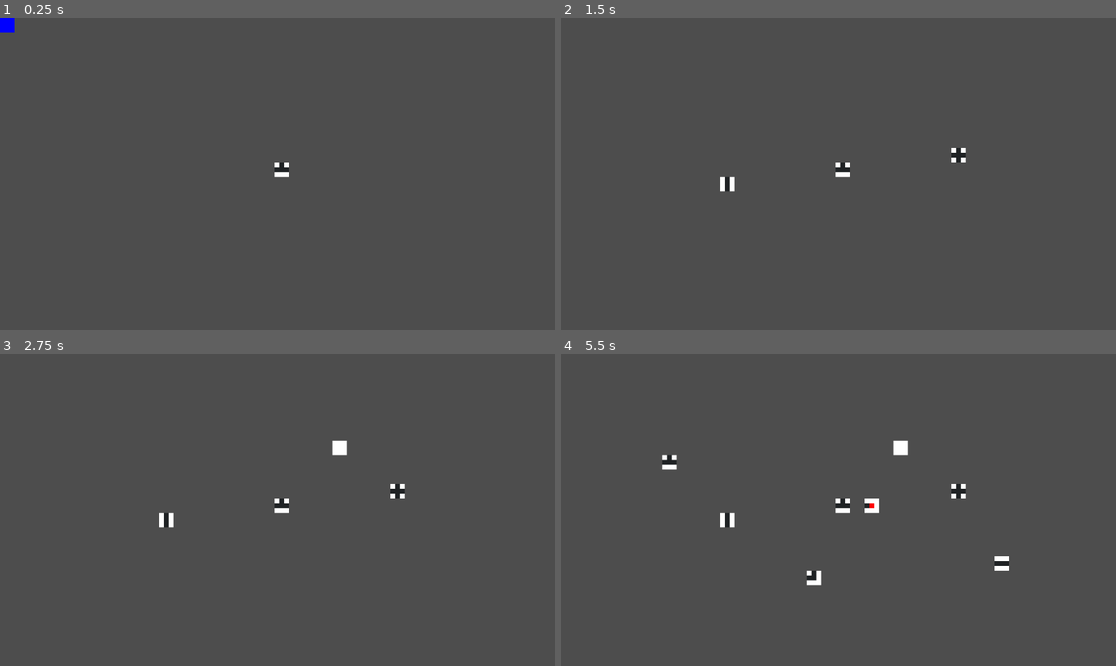
Above: before the commit, frames 1-4 (two rows, left to right).
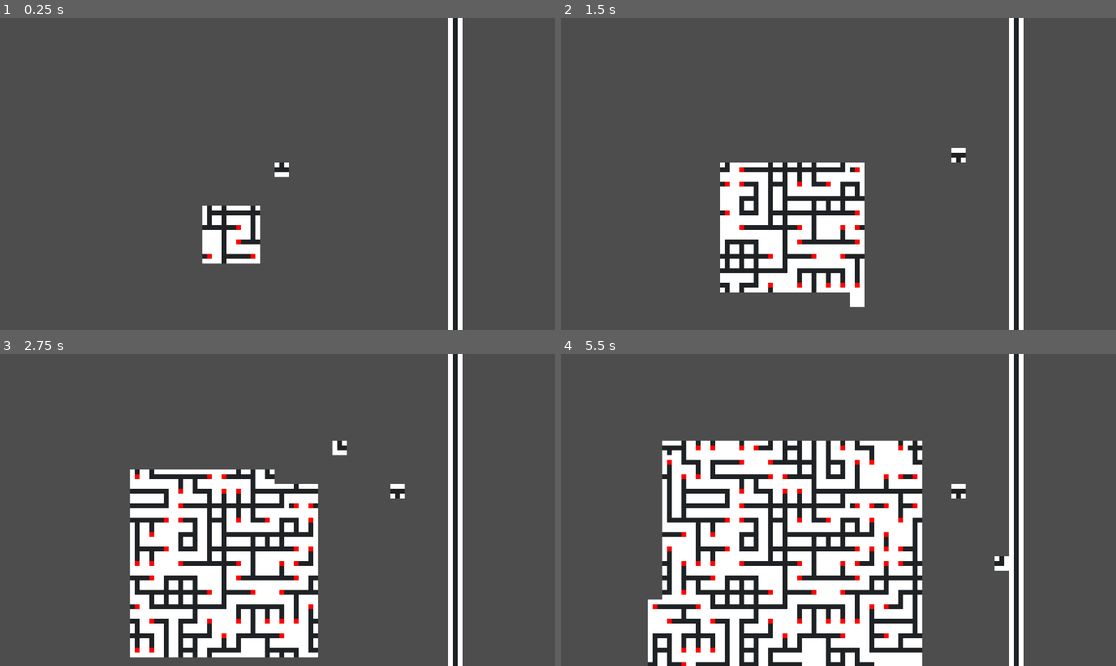
Above: after the commit, the same moments.

Repository: Ratibus11/WorldFunctionCollapse
Game: Godot game, scene res://assets/scenes/tile_grid/tile_grid.tscn
Two runs of this game, one before a commit and one after it. Both use one fixed random seed, a clock stepped at 60 frames per second and the inputs below.
Inputs (mouse positions are in pixels of both pictures, inside the frame that each line leads up to):
- Up to frame 1 (0.25 s): no input
- Up to frame 2 (1.5 s): move the mouse to (960, 158) at 0.52 s; click (960, 158) at 0.67 s; move the mouse to (727, 189) at 1.27 s; click (727, 189) at 1.42 s
- Up to frame 3 (2.75 s): move the mouse to (333, 441) at 2.02 s; click (333, 441) at 2.17 s
- Up to frame 4 (5.5 s): move the mouse to (810, 572) at 2.77 s; click (810, 572) at 2.92 s; move the mouse to (1005, 556) at 3.52 s; click (1005, 556) at 3.67 s; tap Enter at 4.25 s; move the mouse to (672, 463) at 4.27 s; click (672, 463) at 4.42 s; move the mouse to (866, 510) at 5.02 s; click (866, 510) at 5.17 s

The runs differ from the first frame. In frame 1, 4.7% of the frame differs, in the area x 0-84%, y 0-100%; in frame 2, 13%; in frame 3, 22%; in frame 4, 36%, in the area x 15-84%, y 0-100%.
Error before the commit: Invalid access to property or key 'position' on a base object of type 'InputEventKey'. (res://assets/scenes/tile_grid/tile_grid.gd:40)
Error after the commit: Invalid access to property or key 'position' on a base object of type 'InputEventKey'. (res://assets/scenes/tile_grid/tile_grid.gd:49)

Commit message:
Add automatic and barrier generation

Diff:
--- a/assets/scenes/tile_grid/tile_grid.gd
+++ b/assets/scenes/tile_grid/tile_grid.gd
@@ -1,5 +1,10 @@
 class_name TileGrid
 extends TileMap
+
+const RENDER_BARRIER = true
+const RENDER_SLEEP = 0.01
+const MANUAL_RENDER = false
+const GRID_SIZE = 31
 
 const SCENE_PATH: String = "res://assets/scene/tile_grid/tile_grid.tscn"
 var SELECTOR = TileSelector.new()
@@ -23,10 +28,14 @@
 	COUNT
 }
 
+const TILE_SIZE = 30
 var tiles: Array[Tile] = []
-const TILE_SIZE = 30
-
-func place_tile(tile: Tile, tile_coordinates: Vector2) -> void:
+
+func __place_tile(tile: Tile, tile_coordinates: Vector2, bypassLimits: bool = true) -> void:
+	if not bypassLimits and not __areCoordinatesInGrid(tile_coordinates):
+		push_warning(str("Cannot place tile at x:"+str(tile_coordinates.x)+" y:"+str(tile_coordinates.y)+"."))
+		return
+
 	Check.isInt(tile_coordinates.x)
 	Check.isInt(tile_coordinates.y)
 
@@ -38,20 +47,24 @@
 
 func _input(event: InputEvent) -> void:
 	var TILE_COORDINATES = __getTileCoordinatesFromClick(event.position)
+
+	if not __areCoordinatesInGrid(TILE_COORDINATES):
+		return
 
 	if event is InputEventMouseButton:
 		if event.pressed == true:
 			if not __isTileOccupied(TILE_COORDINATES):
 				var possible_tiles = __getPossibleTiles(TILE_COORDINATES)
-				place_tile(__getRandomTile(possible_tiles), TILE_COORDINATES)
+				__place_tile(__getRandomTile(possible_tiles), TILE_COORDINATES)
 
 	elif event is InputEventMouseMotion:
-		if not __isTileOccupied(TILE_COORDINATES):
-			var COORDINATES = Vector2(TILE_COORDINATES.x * TILE_SIZE, TILE_COORDINATES.y * TILE_SIZE)
-			SELECTOR.set_position(COORDINATES)
-			SELECTOR.show()
-		else:
-			SELECTOR.hide()
+		if MANUAL_RENDER:
+			if not __isTileOccupied(TILE_COORDINATES):
+				var COORDINATES = Vector2(TILE_COORDINATES.x * TILE_SIZE, TILE_COORDINATES.y * TILE_SIZE)
+				SELECTOR.set_position(COORDINATES)
+				SELECTOR.show()
+			else:
+				SELECTOR.hide()
 
 func __getPossibleTiles(new_tile_coordinates: Vector2):
 	var TOP_NEIGHBOR_COORDINATES = Vector2(new_tile_coordinates.x, new_tile_coordinates.y - 1)
@@ -88,9 +101,6 @@
 func __getTileCoordinatesFromClick(vector: Vector2) -> Vector2:
 	var X = vector.x
 	var Y = vector.y
-
-	Check.isPositiveNumber(X)
-	Check.isPositiveNumber(Y)
 
 	var TILE_X = int(X / TILE_SIZE)
 	var TILE_Y = int(Y / TILE_SIZE)
@@ -166,11 +176,88 @@
 		TILES.append(__getConcreteTile(i))
 	return TILES
 
+func __initWindowSize(size: int) -> void:
+	Check.isInt(size);
+	Check.isOdd(size);
+
+	var SIZE = size * TILE_SIZE
+	DisplayServer.window_set_size(Vector2(SIZE, SIZE))
+
+func __generateGrid(size: int) -> void:
+	Check.isInt(size);
+	Check.isOdd(size);
+
+	var cursor_x = (size - 1) / 2
+	var cursor = Vector2(cursor_x, cursor_x)
+
+	var MOVEMENTS: Array[Vector2] = [
+		Vector2(0, -1),
+		Vector2(1, 0),
+		Vector2(0, 1),
+		Vector2(-1, 0)
+	]
+
+	for x in range(cursor_x + 1):
+		for i in range(MOVEMENTS.size()):
+			var movement = MOVEMENTS[i]
+
+			cursor = Vector2(cursor.x + movement.x, cursor.y + movement.y)
+
+			var possible_tiles = __getPossibleTiles(cursor)
+			__place_tile(__getRandomTile(possible_tiles), cursor)
+			await get_tree().create_timer(RENDER_SLEEP).timeout
+
+			var nextAxisTile = __getNextAxisCursorPosition(MOVEMENTS, i, cursor)
+			while __isTileOccupied(nextAxisTile):
+				cursor = Vector2(cursor.x + movement.x, cursor.y + movement.y)
+				nextAxisTile = __getNextAxisCursorPosition(MOVEMENTS, i, cursor)
+
+				possible_tiles = __getPossibleTiles(cursor)
+				__place_tile(__getRandomTile(possible_tiles), cursor)
+				await get_tree().create_timer(RENDER_SLEEP).timeout
+
+func __generateGridBarrier(gridSize: int):
+	Check.isInt(gridSize);
+	Check.isOdd(gridSize);
+
+	__place_tile(__getConcreteTile(CONCRETE_TILE.CORNER_BOTTOM_RIGHT), Vector2(-1, -1))
+	__place_tile(__getConcreteTile(CONCRETE_TILE.CORNER_BOTTOM_LEFT), Vector2(gridSize, -1))
+	__place_tile(__getConcreteTile(CONCRETE_TILE.CORNER_TOP_RIGHT), Vector2(-1, gridSize))
+	__place_tile(__getConcreteTile(CONCRETE_TILE.CORNER_TOP_LEFT), Vector2(gridSize, gridSize))
+
+	for i in range(gridSize):
+		__place_tile(__getConcreteTile(CONCRETE_TILE.HORIZONTAL), Vector2(i, -1))
+		__place_tile(__getConcreteTile(CONCRETE_TILE.HORIZONTAL), Vector2(i, gridSize))
+		__place_tile(__getConcreteTile(CONCRETE_TILE.VERTICAL), Vector2(gridSize, i))
+		__place_tile(__getConcreteTile(CONCRETE_TILE.VERTICAL), Vector2(-1, i))
+
+
+
+func __areCoordinatesInGrid(cursor: Vector2) -> bool:
+	return (0 <= cursor.x and cursor.x <= GRID_SIZE - 1) and (0 <= cursor.y and cursor.y <= GRID_SIZE - 1)
+
+func __getNextAxisCursorPosition(movements: Array[Vector2], currentMovementIndex: int, cursor: Vector2) -> Vector2:
+	Check.isInt(currentMovementIndex);
+
+	var nextAxisMovementIndex = (currentMovementIndex + 1) % movements.size()
+
+	return Vector2(cursor.x + movements[nextAxisMovementIndex].x, cursor.y + movements[nextAxisMovementIndex].y)
+
+
 func _ready() -> void:
+	__initWindowSize(GRID_SIZE)
 	var CENTER_TILE_COORDINATES = __getCenterTile()
 	var CENTER_TILE = __getRandomTile()
-	place_tile(CENTER_TILE, CENTER_TILE_COORDINATES)
+	__place_tile(CENTER_TILE, CENTER_TILE_COORDINATES)
+
+	SELECTOR.hide()
 	add_child(SELECTOR)
+
+	if RENDER_BARRIER:
+		__generateGridBarrier(GRID_SIZE)
+
+	if not MANUAL_RENDER:
+		__generateGrid(GRID_SIZE)
 
 func _process(delta: float) -> void:
 	pass
--- a/assets/scripts/utils/check.gd
+++ b/assets/scripts/utils/check.gd
@@ -43,7 +43,7 @@
 ## value: any - Value to check.
 ## throwIfNot: bool (default: true) - Throws an error if the check fails.
 static func isInt(value, throwIfNot: bool = true) -> bool:
-	return __check(typeof(value) == TYPE_INT, "Value must be an integer.", throwIfNot)
+	return __check(value == int(value), "Value must be an integer.", throwIfNot)
 
 
 
@@ -119,7 +119,35 @@
 
 
 
-## Check the given condition.
+## Check if the given value is an odd number.
+## Returns bool
+## STATIC - PUBLIC
+##
+## Returns 'true' if the given value is odd, 'false' otherwise.
+## Throws an error if the check fails and if 'throwIfNot' is true.
+##
+## value: int - Value to test.
+## throwIfNot: bool (default: true) - Throws an error if the check fails.
+static func isOdd(value: int, throwIfNot: bool = true) -> bool:
+	return __check(value % 2 == 1, "Value must be an odd number.", throwIfNot)
+
+
+
+## Check if the given value is an even number.
+## Returns bool
+## STATIC - PUBLIC
+##
+## Returns 'true' if the given value is even, 'false' otherwise.
+## Throws an error if the check fails and if 'throwIfNot' is true.
+##
+## value: int - Value to test.
+## throwIfNot: bool (default: true) - Throws an error if the check fails.
+static func isEven(value: int, throwIfNot: bool = true) -> bool:
+	return __check(value % 2 == 0, "Value must be an even number.", throwIfNot)
+
+
+
+# Check the given condition.
 ## Returns bool
 ## STATIC - PRIVATE
 ##
